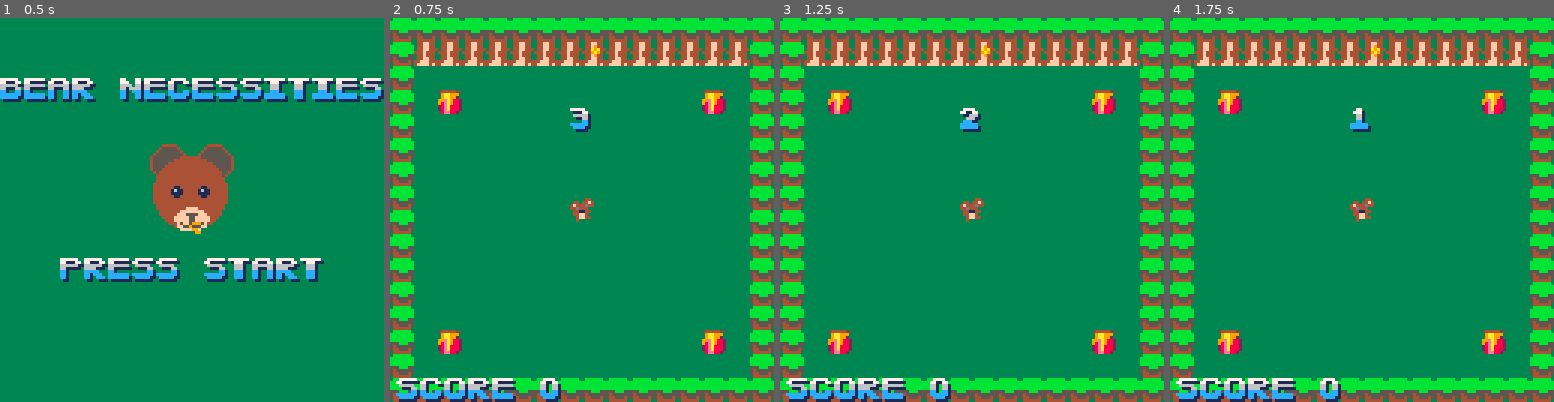
Above: before the commit, frames 1-4 (left to right).
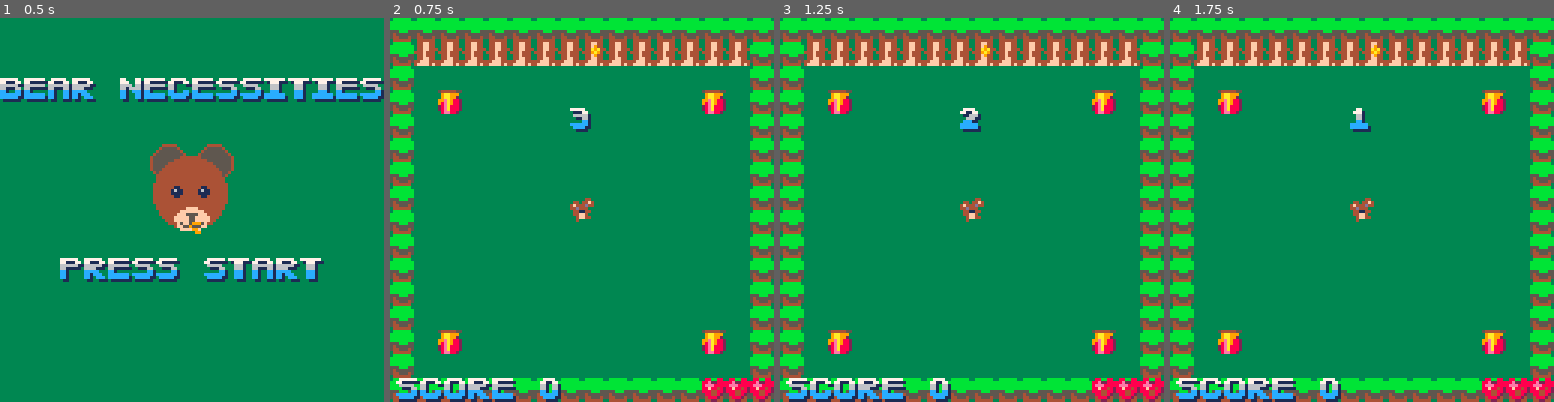
Above: after the commit, the same moments.

Repository: m-r-hunt/Pico-8-Carts
Game: PICO-8 cartridge boidswarms/bs.p8
The game is run twice, just before and just after one commit, with the same random seed, the same clock (stepped at 60 frames per second) and the same inputs.
Inputs:
- Up to frame 1 (0.5 s): tap X (X key) at 0.33 s
- Up to frame 2 (0.75 s): tap O (Z key) at 0.7 s
- Up to frame 3 (1.25 s): tap X (X key) at 1.07 s
- Up to frame 4 (1.75 s): hold Right from 1.6 s (still down); tap O (Z key) at 1.7 s

Frame 1 is identical in both runs. In frame 2, 0.9% of the frame differs, in the area x 81-100%, y 93-100%; in frame 3, 0.9%; in frame 4, 0.9%.

Commit message:
Draw lives

Diff:
--- a/boidswarms/bs.lua
+++ b/boidswarms/bs.lua
@@ -238,6 +238,9 @@
 	if gameplay_state=="normal" and t>-30 then
 		aprint("go",56,30)
 	end
+	for i=1,lives do
+		spr(17,128-i*8,120)
+	end
 end
 
 score_name={ord("_"),ord("_"),ord("_")}
--- a/boidswarms/bs.p8
+++ b/boidswarms/bs.p8
@@ -12,14 +12,14 @@
 00700700044ff440084f8840044ff40004444440004ff440044ff440545555550000000000000000000000000000000000000000000000000000000000000000
 00000000004ff400008ff400004ff440404ff404044ff400004ff400544555450000000000000000000000000000000000000000000000000000000000000000
 00000000004004000040040000400000004004000000040000400400044444400000000000000000000000000000000000000000000000000000000000000000
-54444455000000000000000000000000000000000000000000000000044ff440044ff44000000000000000000000000000000000000000000000000000000000
-09aa9990000000000000000000000000000000000000000000000000044ff440044f944000000000000000000000000000000000000000000000000000000000
-09aa9920000000000000000000000000000000000000000000000000044ff444044a9a4400000000000000000000000000000000000000000000000000000000
-99ea9882000000000000000000000000000000000000000000000000444f44404449a94000000000000000000000000000000000000000000000000000000000
-98ea9882000000000000000000000000000000000000000000000000044f4440044f944000000000000000000000000000000000000000000000000000000000
-28ea8882000000000000000000000000000000000000000000000000044ff440044ff44000000000000000000000000000000000000000000000000000000000
-28ea888200000000000000000000000000000000000000000000000044fff44444fff44400000000000000000000000000000000000000000000000000000000
-08ee88200000000000000000000000000000000000000000000000004ffff4f44ffff4f400000000000000000000000000000000000000000000000000000000
+54444455088008800000000000000000000000000000000000000000044ff440044ff44000000000000000000000000000000000000000000000000000000000
+09aa999088e228880000000000000000000000000000000000000000044ff440044f944000000000000000000000000000000000000000000000000000000000
+09aa99208eee88880000000000000000000000000000000000000000044ff444044a9a4400000000000000000000000000000000000000000000000000000000
+99ea988288f884820000000000000000000000000000000000000000444f44404449a94000000000000000000000000000000000000000000000000000000000
+98ea9882888448820000000000000000000000000000000000000000044f4440044f944000000000000000000000000000000000000000000000000000000000
+28ea8882088448200000000000000000000000000000000000000000044ff440044ff44000000000000000000000000000000000000000000000000000000000
+28ea888200888200000000000000000000000000000000000000000044fff44444fff44400000000000000000000000000000000000000000000000000000000
+08ee88200002200000000000000000000000000000000000000000004ffff4f44ffff4f400000000000000000000000000000000000000000000000000000000
 07777700777777000777770077777700777777707777777007777700770007707777777077777770771077007700000007707700770007700777770077777700
 77111770771117707711177077117770771111117711111177111770771007710177711101177111771771107710000077777770777007717711177077111770
 66666661666666116610001166100661666666606666666066100011666666610066610000066100666611006610000066161661666606616610066166666611
